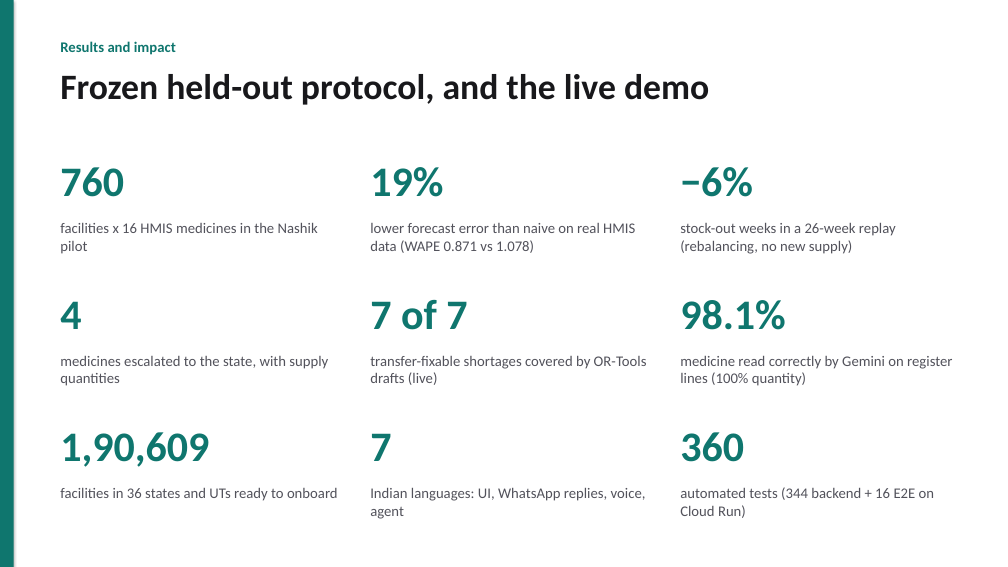
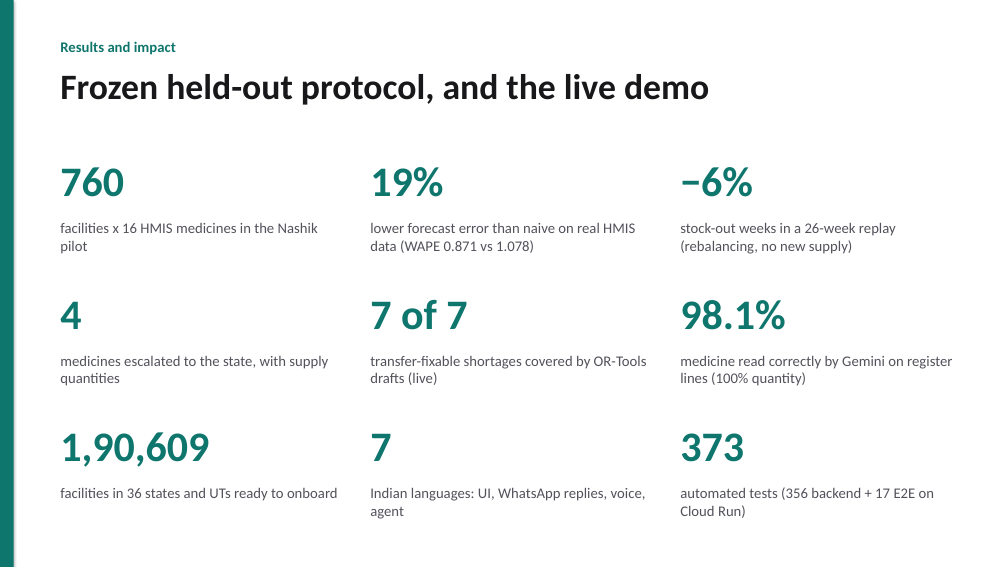
Before and after one commit to akshat333-debug/AushadhiNet, a slide deck: slide 9 of docs/pitch/AushadhiNet-pitch.pptx. Drawn at 1008x567 pixels with LibreOffice and Linux fonts; fonts in the diff are those of the drawing. Boxes give left, top, right and bottom in pixels: in the first picture for what was removed or moved away, otherwise in the second. Text is boxed around its words. In the diff, an @@ line names an element or a change of style, - is before the commit and + after.

```diff
--- a/docs/pitch/AushadhiNet-pitch.pptx
+++ b/docs/pitch/AushadhiNet-pitch.pptx
@@ text at (680, 433, 744, 462): text changed @@
-360
+373
@@ text at (680, 487, 934, 518): text changed @@
-automated tests (344 backend + 16 E2E on Cloud Run)
+automated tests (356 backend + 17 E2E on Cloud Run)
```
Also in this commit, not shown: 3 other slides changed, 13 other files.
